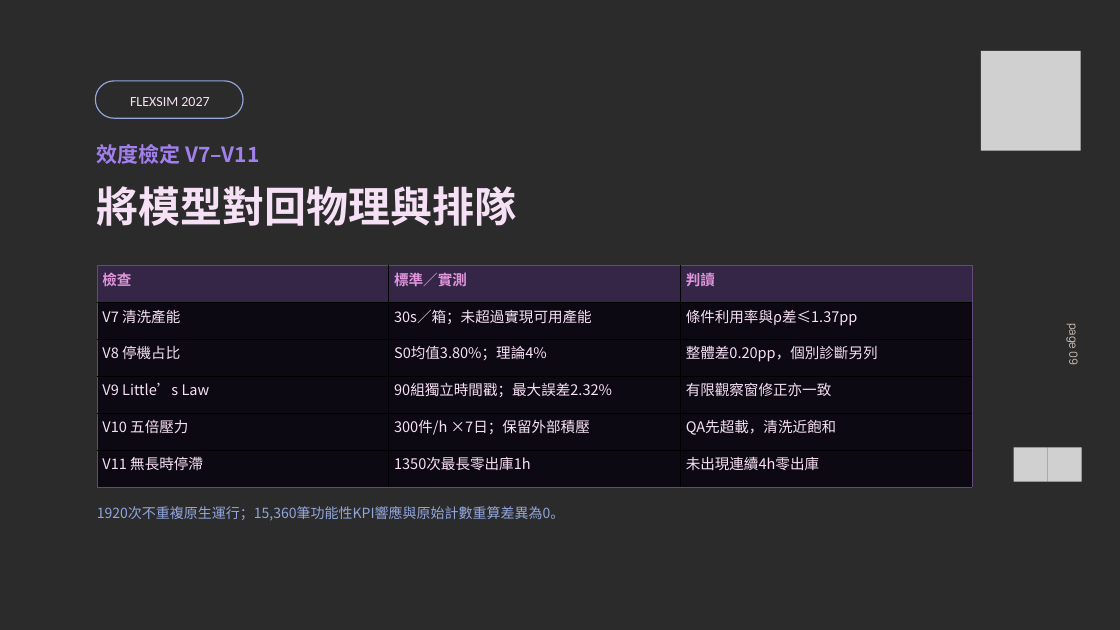
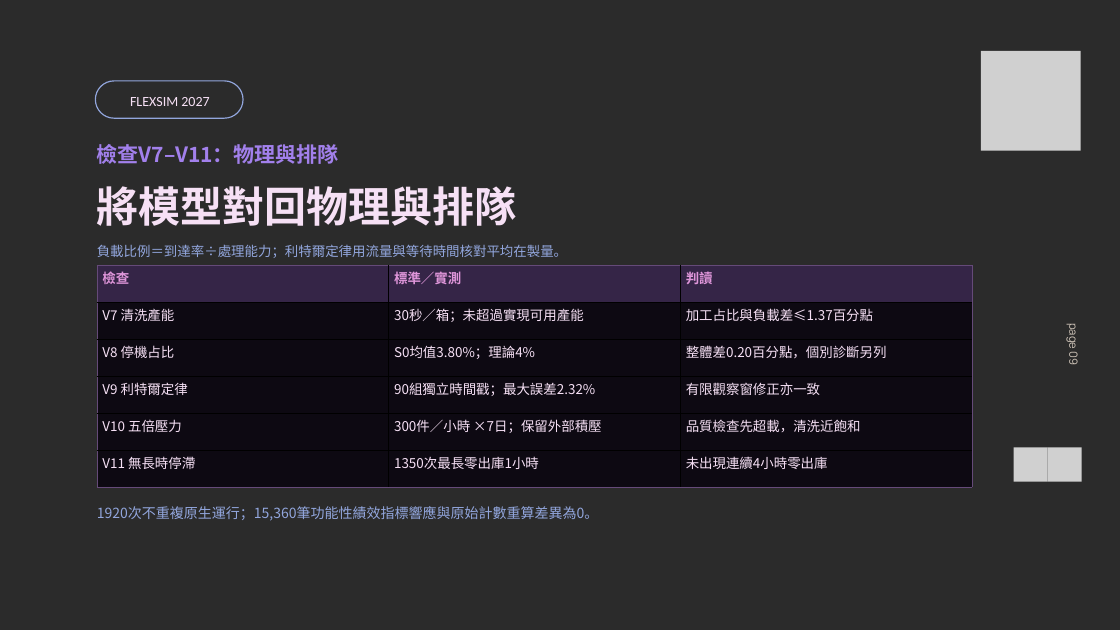
Before and after one commit to JRYTW/flexsim-circular-logistics-digital-twin, a slide deck: slide 9 of 重點檔案/01_成果簡報.pptx. Drawn at 1120x630 pixels with LibreOffice and Linux fonts; fonts in the diff are those of the drawing; grey boxes stand for pictures; background and template pictures are left out; a plain dark background stands for a picture behind light text. Boxes give left, top, right and bottom in pixels: in the first picture for what was removed or moved away, otherwise in the second. Text is boxed around its words. In the diff, an @@ line names an element or a change of style, - is before the commit and + after.

```diff
--- a/重點檔案/01_成果簡報.pptx
+++ b/重點檔案/01_成果簡報.pptx
@@ text at bbox=[97, 144, 339, 164]: text changed @@
-效度檢定 V7–V11
+檢查V7–V11：物理與排隊
@@ table at bbox=[97, 265, 972, 487] @@
-row 2, column 2: 30s／箱；未超過實現可用產能
+row 2, column 2: 30秒／箱；未超過實現可用產能
-row 2, column 3: 條件利用率與ρ差≤1.37pp
+row 2, column 3: 加工占比與負載差≤1.37百分點
-row 3, column 3: 整體差0.20pp，個別診斷另列
+row 3, column 3: 整體差0.20百分點，個別診斷另列
-row 4, column 1: V9 Little’s Law
+row 4, column 1: V9 利特爾定律
-row 5, column 2: 300件/h ×7日；保留外部積壓
+row 5, column 2: 300件／小時 ×7日；保留外部積壓
-row 5, column 3: QA先超載，清洗近飽和
+row 5, column 3: 品質檢查先超載，清洗近飽和
-row 6, column 2: 1350次最長零出庫1h
+row 6, column 2: 1350次最長零出庫1小時
-row 6, column 3: 未出現連續4h零出庫
+row 6, column 3: 未出現連續4小時零出庫
@@ size 18.8 to 17.2 pt in "檢查", "標準／實測", "判讀", "V7 清洗產能" and 6 more places @@
@@ text added at bbox=[97, 244, 567, 258], 17.2 pt, text #92A6DD @@
+負載比例＝到達率÷處理能力；利特爾定律用流量與等待時間核對平均在製量。
@@ text at bbox=[97, 506, 599, 521]: text changed @@
-1920次不重複原生運行；15,360筆功能性KPI響應與原始計數重算差異為0。
+1920次不重複原生運行；15,360筆功能性績效指標響應與原始計數重算差異為0。
```
Also in this commit, not shown: 13 other slides changed, 1 slide added, 1 slide removed, 26 other files.
